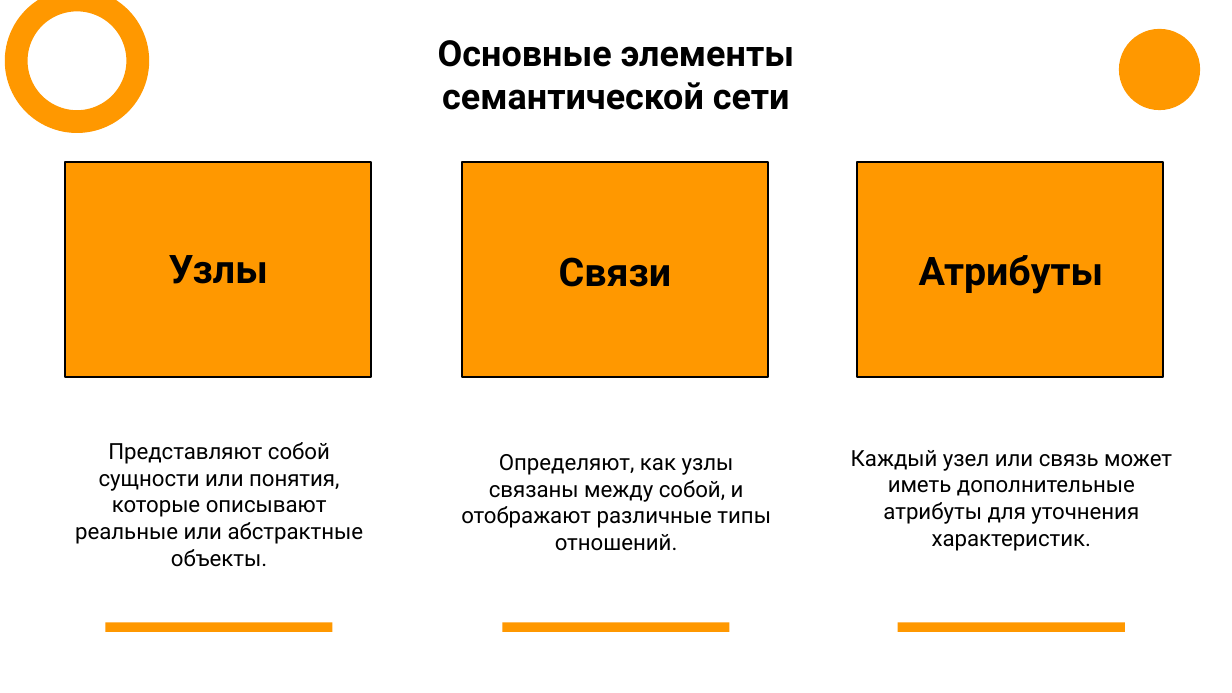
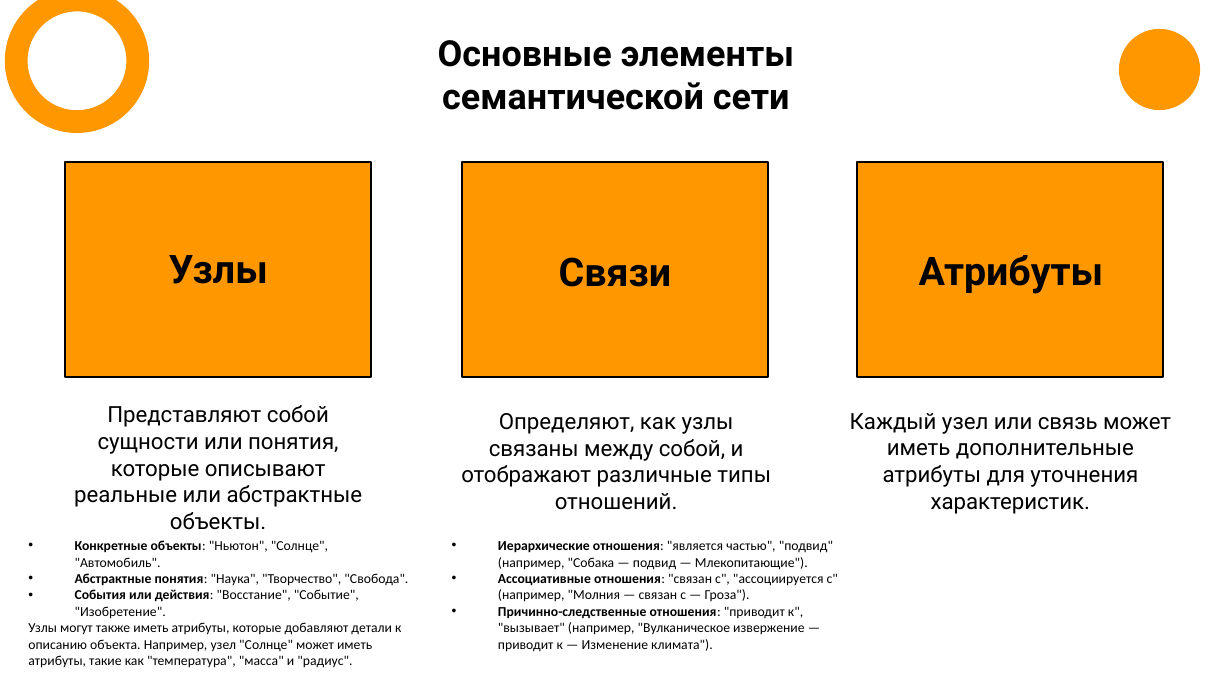
Before and after one commit to ulstu/ml, a slide deck: slide 9 of ml_course_ru/semester_2/lecture_03_semantic_networks/semantic_networks.pptx. Drawn at 1232x693 pixels with LibreOffice and Linux fonts; fonts in the diff are those of the drawing. Boxes give left, top, right and bottom in pixels: in the first picture for what was removed or moved away, otherwise in the second. Text is boxed around its words. In the diff, an @@ line names an element or a change of style, - is before the commit and + after.

```diff
--- a/ml_course_ru/semester_2/lecture_03_semantic_networks/semantic_networks.pptx
+++ b/ml_course_ru/semester_2/lecture_03_semantic_networks/semantic_networks.pptx
@@ text "Представляют собой сущности или понятия, ...": place and size @@
-text "Представляют собой сущности или понятия, ..." at [75,442,364,567]
+text "Представляют собой сущности или понятия, ..." at [74,405,363,530]
@@ text "Определяют, как узлы связаны между ...": place and size @@
-text "Определяют, как узлы связаны между ..." at [461,454,771,551]
+text "Определяют, как узлы связаны между ..." at [461,413,771,510]
@@ text "Каждый узел или связь может ...": place and size @@
-text "Каждый узел или связь может ..." at [851,450,1172,551]
+text "Каждый узел или связь может ..." at [850,413,1171,514]
@@ text added at [28,540,408,668], 8 pt, text #000000 @@
+• Конкретные объекты: "Ньютон", "Солнце", "Автомобиль".
+• Абстрактные понятия: "Наука", "Творчество", "Свобода".
+• События или действия: "Восстание", "Событие", "Изобретение".
+Узлы могут также иметь атрибуты, которые добавляют детали к описанию объекта. Например, узел "Солнце" может иметь атрибуты, такие как "температура", "масса" и "радиус".
@@ text added at [498,540,838,652], 8 pt, text #000000 @@
+• Иерархические отношения: "является частью", "подвид" (например, "Собака — подвид — Млекопитающие").
+• Ассоциативные отношения: "связан с", "ассоциируется с" (например, "Молния — связан с — Гроза").
+• Причинно-следственные отношения: "приводит к", "вызывает" (например, "Вулканическое извержение — приводит к — Изменение климата").
@@ rectangle removed at [106,622,333,632] @@
@@ rectangle removed at [503,622,729,632] @@
@@ rectangle removed at [898,622,1125,632] @@
```
Also in this commit, not shown: 41 other files.
